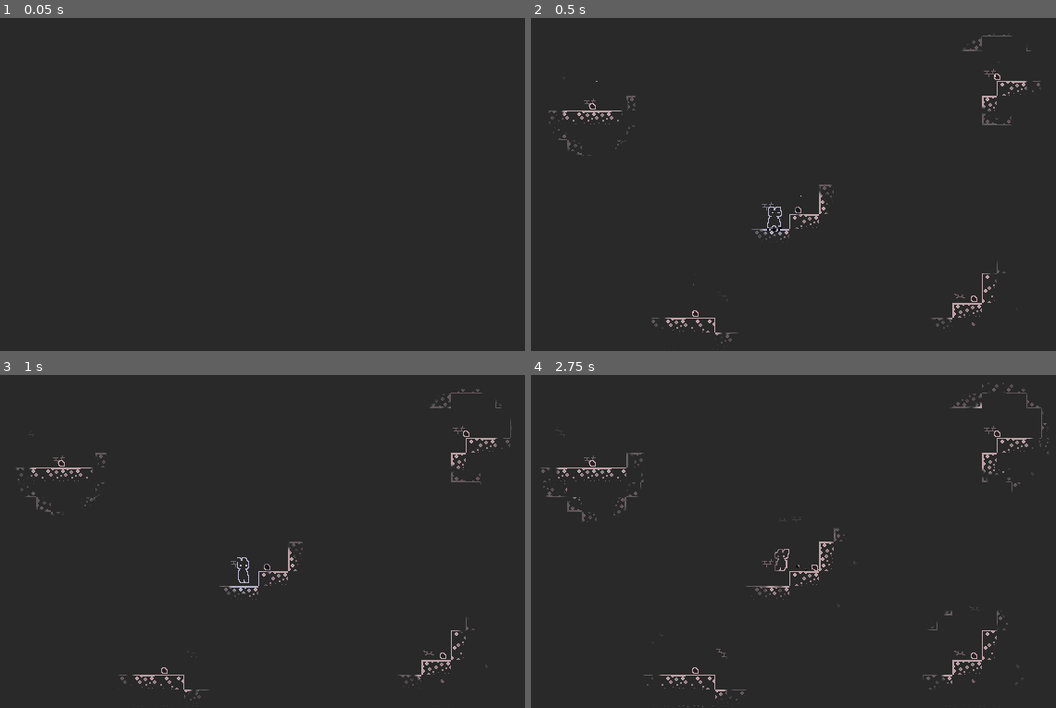
Above: before the commit, frames 1-4 (two rows, left to right).
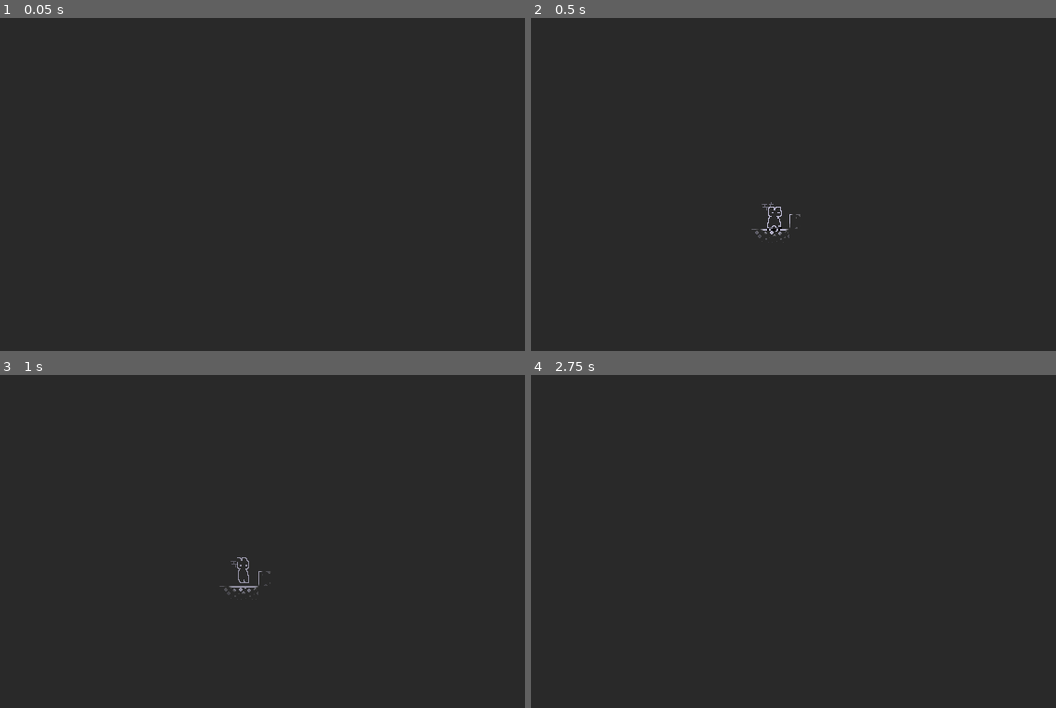
Above: after the commit, the same moments.

Repository: Astro-VC/Echolocation
Game: Godot game, scene res://Scenes/Places/test.tscn
Two runs of this game, one before a commit and one after it. Both use one fixed random seed, a clock stepped at 60 frames per second and the inputs below. The project has no main scene, so this scene is started directly. Sound files missing from this copy of the repository are replaced by a short silence.
Inputs (mouse positions are in pixels of both pictures, inside the frame that each line leads up to):
- Up to frame 1 (0.05 s): no input
- Up to frame 2 (0.5 s): no input
- Up to frame 3 (1 s): move the mouse to (357, 524) at 0.52 s; hold D (right) from 0.53 s (still down); hold A (checkMovement) from 0.53 s (still down); tap W (up) at 0.77 s
- Up to frame 4 (2.75 s): move the mouse to (641, 558) at 1.27 s; release A (checkMovement) at 1.28 s; tap A (checkMovement) at 1.35 s; tap W (up) at 1.52 s; move the mouse to (819, 468) at 2.02 s; release D (right) at 2.03 s; hold A (checkMovement) from 2.03 s (still down)

Frame 1 is identical in both runs. In frame 2, 1.1% of the frame differs, in the area x 3-98%, y 4-98%; in frame 3, 1.3%; in frame 4, 1.7%, in the area x 1-99%, y 2-100%.

Commit message:
Sound node

Diff:
--- a/Scenes/Beings/player.tscn
+++ b/Scenes/Beings/player.tscn
@@ -220,6 +220,9 @@
 position = Vector2(0, 6)
 shape = SubResource("RectangleShape2D_tf8jh")
 debug_color = Color(1, 0.624771, 0.707048, 0)
+
+[node name="AudioListener2D" type="AudioListener2D" parent="Player"]
+current = true
 
 [node name="NormalSprite" type="AnimatedSprite2D" parent="Player"]
 light_mask = 0
--- a/Scenes/Objects/rock.tscn
+++ b/Scenes/Objects/rock.tscn
@@ -8,6 +8,7 @@
 [ext_resource type="PackedScene" uid="uid://d4nvdcxabix6v" path="res://Scenes/Other/delete.tscn" id="5_nqguc"]
 [ext_resource type="Script" uid="uid://dxpvia2buqong" path="res://Scripts/Composition/collect.gd" id="6_fsbm5"]
 [ext_resource type="PackedScene" uid="uid://dc2qoqskj6apx" path="res://Scenes/Other/screech.tscn" id="7_fsbm5"]
+[ext_resource type="PackedScene" uid="uid://co44s1prswpj4" path="res://Scenes/Other/produce_audio.tscn" id="9_6y6ft"]
 
 [sub_resource type="CircleShape2D" id="CircleShape2D_8gfo0"]
 radius = 4.0
@@ -23,6 +24,7 @@
 
 @export var parent : Node2D
 @export var tree : Node2D
+@export var signal_node : Node
 @export var timer : Timer
 
 @export var particle_ID : int
@@ -35,6 +37,9 @@
 	particle = load(Textures.particles[particle_ID])
 	if del == true:
 		timer.timeout.connect(delete.bind())
+
+	if signal_node:
+		signal_node.echo.connect(timer.start.bind())
 
 
 func delete() -> void:
@@ -107,16 +112,27 @@
 sig_node = NodePath("../Detect")
 use_signal = true
 timer = NodePath("../ScreechTimer")
-cooldown = 0.5
+cooldown = 0.1
 
-[node name="Delete" type="Node" parent="." node_paths=PackedStringArray("parent", "tree", "timer")]
+[node name="ProduceAudio" parent="." node_paths=PackedStringArray("tree", "parent", "sig_node") instance=ExtResource("9_6y6ft")]
+tree = NodePath("..")
+parent = NodePath("../Projectile")
+sig_node = NodePath("../Detect")
+use_signal = true
+
+[node name="Delete" type="Node" parent="." node_paths=PackedStringArray("parent", "tree", "signal_node", "timer")]
 process_mode = 3
 script = SubResource("GDScript_fsbm5")
 parent = NodePath("../Projectile")
 tree = NodePath("..")
-timer = NodePath("../ScreechTimer")
+signal_node = NodePath("../Detect")
+timer = NodePath("../DeleteTimer")
 
 [node name="ScreechTimer" type="Timer" parent="."]
 one_shot = true
 
+[node name="DeleteTimer" type="Timer" parent="."]
+wait_time = 0.5
+one_shot = true
+
 [node name="CollectedTimer" type="Timer" parent="."]
--- /dev/null
+++ b/Scenes/Other/produce_audio.tscn
@@ -0,0 +1,6 @@
+[gd_scene load_steps=2 format=3 uid="uid://co44s1prswpj4"]
+
+[ext_resource type="Script" uid="uid://ddo828qrhrdka" path="res://Scripts/Composition/produce_audio.gd" id="1_ngpu3"]
+
+[node name="ProduceAudio" type="Node"]
+script = ExtResource("1_ngpu3")
--- /dev/null
+++ b/Scenes/Other/sound.tscn
@@ -0,0 +1,20 @@
+[gd_scene load_steps=3 format=3 uid="uid://35fpufpr1o04"]
+
+[ext_resource type="AudioStream" uid="uid://dda8xwg7cghrf" path="res://Audio/object release.mp3" id="1_ubnvw"]
+
+[sub_resource type="GDScript" id="GDScript_ubnvw"]
+script/source = "extends AudioStreamPlayer2D
+
+func _on_finished() -> void:
+	queue_free()
+"
+
+[node name="Audio" type="Node2D"]
+
+[node name="Sound" type="AudioStreamPlayer2D" parent="."]
+stream = ExtResource("1_ubnvw")
+autoplay = true
+max_distance = 500.0
+script = SubResource("GDScript_ubnvw")
+
+[connection signal="finished" from="Sound" to="Sound" method="_on_finished"]
--- a/Scenes/Places/test.tscn
+++ b/Scenes/Places/test.tscn
@@ -10,7 +10,6 @@
 [ext_resource type="Texture2D" uid="uid://bk3d7usrirqe0" path="res://Sprites/Tiles/Lines.png" id="5_aamgo"]
 [ext_resource type="Texture2D" uid="uid://dew8lkq4u2h8m" path="res://Sprites/Tiles/BrickTile.png" id="5_rnorq"]
 [ext_resource type="Texture2D" uid="uid://buaj8226e6paf" path="res://Sprites/Tiles/Background .png" id="6_rnorq"]
-[ext_resource type="PackedScene" uid="uid://bsp7cqqshbjay" path="res://Scenes/Objects/rock.tscn" id="11_b3see"]
 
 [sub_resource type="TileSetAtlasSource" id="TileSetAtlasSource_k3ob8"]
 texture = ExtResource("2_k3ob8")
@@ -545,20 +544,5 @@
 [node name="Player" parent="." instance=ExtResource("1_xrlby")]
 position = Vector2(16, -39)
 
-[node name="Rock" parent="." instance=ExtResource("11_b3see")]
-position = Vector2(41, -29)
-
-[node name="Rock2" parent="." instance=ExtResource("11_b3see")]
-position = Vector2(-181, -132)
-
-[node name="Rock3" parent="." instance=ExtResource("11_b3see")]
-position = Vector2(231, 44)
-
-[node name="Rock4" parent="." instance=ExtResource("11_b3see")]
-position = Vector2(256, -139)
-
-[node name="Rock5" parent="." instance=ExtResource("11_b3see")]
-position = Vector2(-70, 90)
-
 [node name="Background" parent="." instance=ExtResource("3_llp66")]
 background_color = Color(0.160784, 0.160784, 0.160784, 1)
--- a/Scripts/Composition/detect.gd
+++ b/Scripts/Composition/detect.gd
@@ -15,6 +15,7 @@
 	if collider:
 		collider.body_entered.connect(check_collision.bind())
 
+
 func check(ar : Area2D) -> void:
 	if ar.name == "on_echo":
 		inside.emit()
--- /dev/null
+++ b/Scripts/Composition/produce_audio.gd
@@ -0,0 +1,35 @@
+extends Node
+
+@export var tree : Node2D
+@export var parent : Node2D
+
+@export_category("Audio")
+@export var audio_id : int
+
+@export_category("Input")
+@export var use_input : bool
+@export var input : String
+
+@export_category("Signal")
+@export var sig_node : Node
+@export var use_signal : bool
+
+var audio : PackedScene
+
+func _ready() -> void:
+	audio = Textures.audio
+
+	if use_signal == true and sig_node:
+		sig_node.echo.connect(produce_audio.bind())
+
+func _unhandled_input(_event: InputEvent) -> void:
+	if Input.is_action_just_pressed(input) and use_input == true:
+		produce_audio()
+
+func produce_audio() -> void:
+	var temp := audio.instantiate()
+
+	temp.global_position = parent.global_position
+	temp.find_child("Sound").stream = load(Textures.buffer[audio_id])
+
+	tree.get_parent().call_deferred("add_child", temp)
--- a/Scripts/Composition/screech.gd
+++ b/Scripts/Composition/screech.gd
@@ -30,7 +30,7 @@
 func _ready() -> void:
 	timer.timeout.connect(update.bind())
 
-	if use_signal == true:
+	if use_signal == true and sig_node:
 		sig_node.echo.connect(screech.bind())
 
 func _unhandled_input(event: InputEvent) -> void:
--- a/Scripts/Globals/resources.gd
+++ b/Scripts/Globals/resources.gd
@@ -2,4 +2,4 @@
 
 #Stores values
 
-var projectiles : PackedInt64Array = [0]
+var projectiles : PackedInt64Array = [10]
--- a/Scripts/Globals/textrures.gd
+++ b/Scripts/Globals/textrures.gd
@@ -3,7 +3,9 @@
 #Stores scenes and textures
 
 var echo : PackedScene = load("res://Scenes/Other/echo.tscn")
+var audio : PackedScene = load("res://Scenes/Other/sound.tscn")
 
+var buffer : PackedStringArray = ["res://Audio/object release.mp3"]
 var projectiles : PackedStringArray = ["res://Scenes/Objects/rock.tscn"]
 var particles : PackedStringArray = [
  "res://Scenes/Particle/breack_particle.tscn",
--- /dev/null
+++ b/default_bus_layout.tres
@@ -0,0 +1,9 @@
+[gd_resource type="AudioBusLayout" load_steps=2 format=3 uid="uid://cgflyddlsew55"]
+
+[sub_resource type="AudioEffectReverb" id="AudioEffectReverb_j3pel"]
+resource_name = "Reverb"
+damping = 0.8
+
+[resource]
+bus/0/effect/0/effect = SubResource("AudioEffectReverb_j3pel")
+bus/0/effect/0/enabled = true
Not shown, added: Audio/LAND BOUGHT 3.mp3.import
Not shown, added: Audio/object release.mp3.import
Not shown: 1 places in Scenes/Objects/rock.tscn that only renumber resources
Not shown: 1 places in Scenes/Places/test.tscn that only renumber resources
Not shown, added: Scripts/Composition/produce_audio.gd.uid
Not shown, added: Audio/LAND BOUGHT 3.mp3
Not shown, added: Audio/object release.mp3
